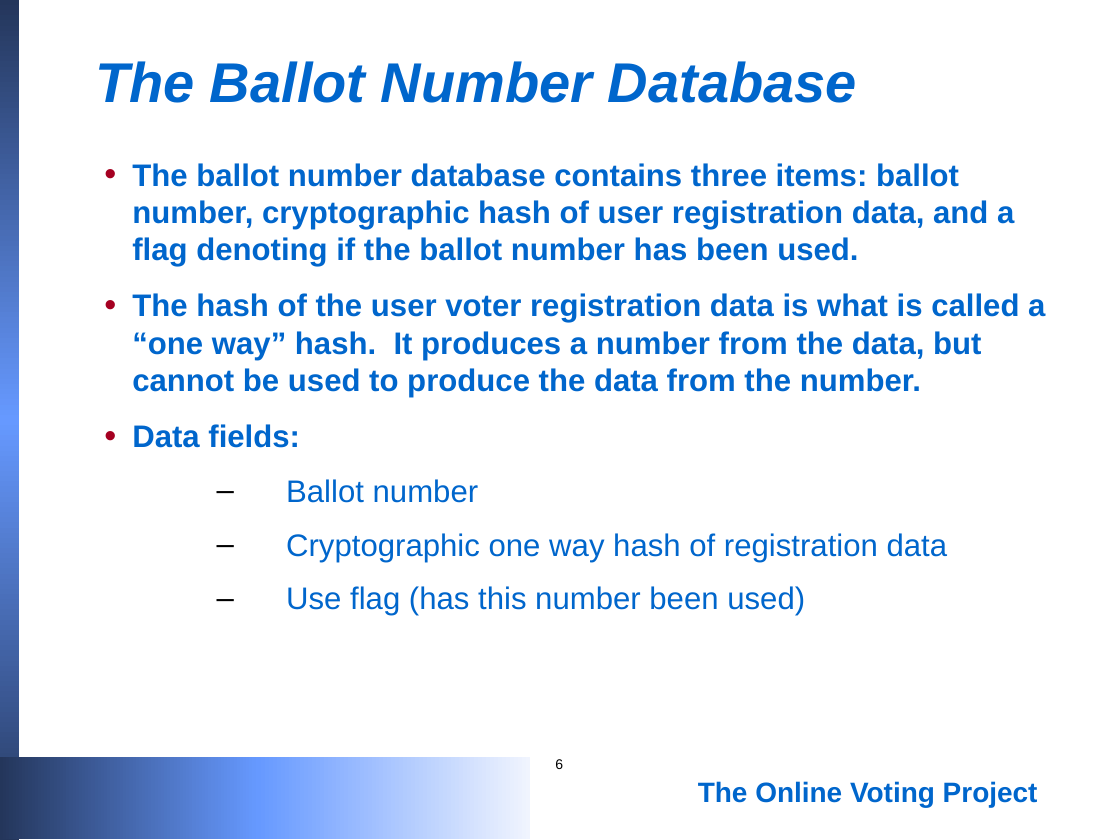
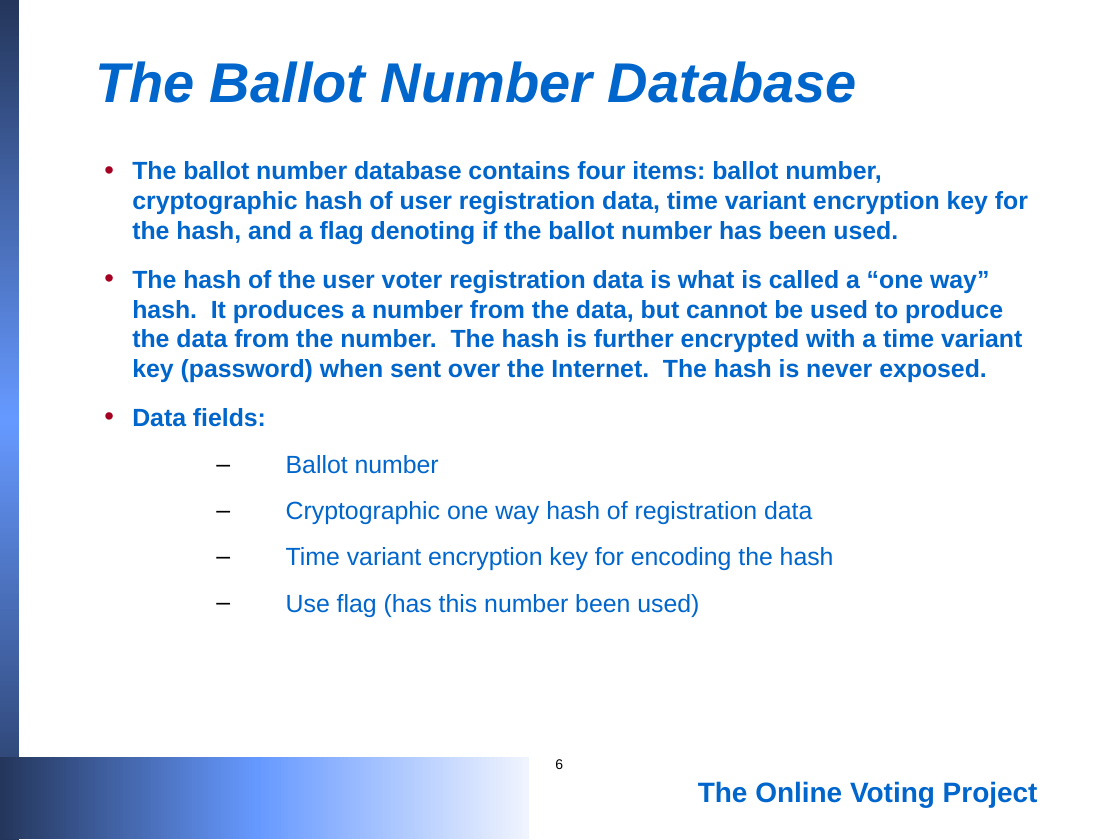
Before and after one commit to blewett/online-voting-prototype, a slide deck: slide 6 of voting.ppt. Drawn at 1120x840 pixels with LibreOffice and Linux fonts; fonts in the diff are those of the drawing. Boxes give left, top, right and bottom in pixels: in the first picture for what was removed or moved away, otherwise in the second. Text is boxed around its words. In the diff, an @@ line names an element or a change of style, - is before the commit and + after.

```diff
--- a/voting.ppt
+++ b/voting.ppt
@@ text at [132, 161, 1028, 382]: text changed; size 20 to 16 pt @@
-• The ballot number database contains three items: ballot number, cryptographic hash of user registration data, and a flag denoting if the ballot number has been used.
-• The hash of the user voter registration data is what is called a “one way” hash. It produces a number from the data, but cannot be used to produce the data from the number.
+• The ballot number database contains four items: ballot number, cryptographic hash of user registration data, time variant encryption key for the hash, and a flag denoting if the ballot number has been used.
+• The hash of the user voter registration data is what is called a “one way” hash. It produces a number from the data, but cannot be used to produce the data from the number. The hash is further encrypted with a time variant key (password) when sent over the Internet. The hash is never exposed.
@@ text at [132, 408, 812, 617]: size 20 to 16 pt in "Data fields:", "Ballot number", "Cryptographic one way hash of registration data", "Use flag (has this number been used)" @@
@@ text at [286, 547, 834, 570]: paragraph added @@
+  – Time variant encryption key for encoding the hash
```
Also in this commit, not shown: 4 other slides changed, 1 other file.
